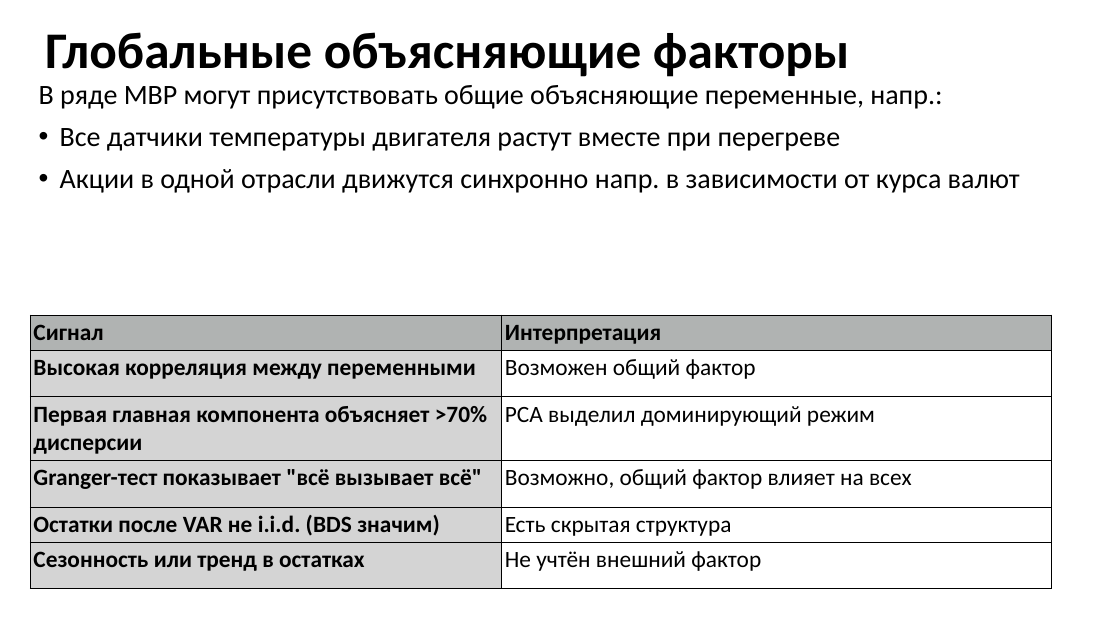
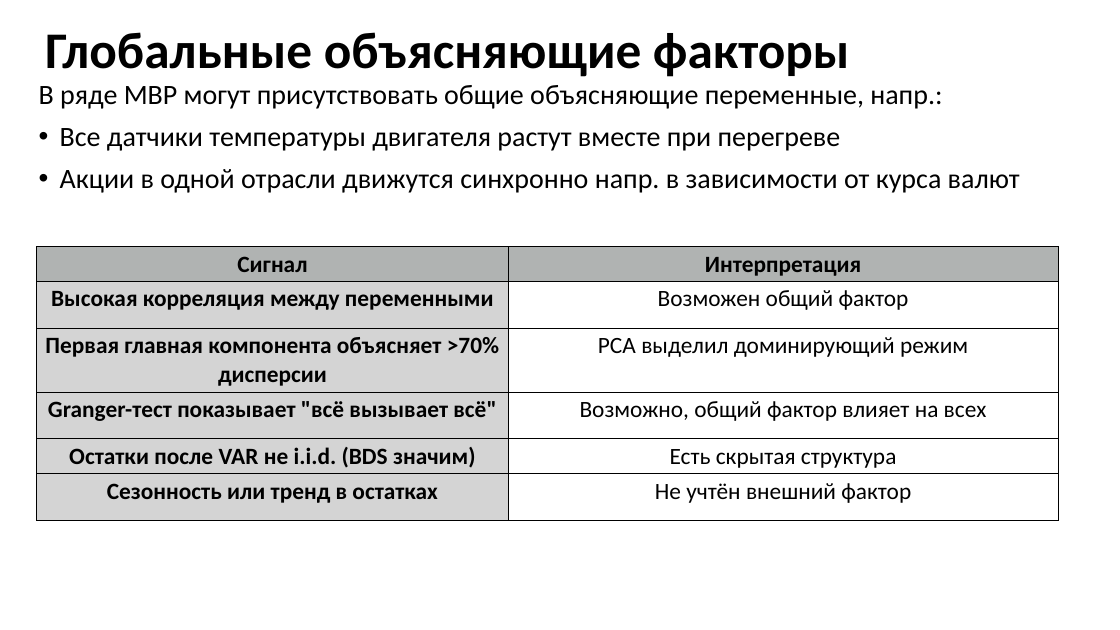
Before and after one commit to MVRonkin/TimeSeriesCourse, a slide deck: slide 14 of 2025/LEC/06-1 многомерные ВР.pptx. Drawn at 1120x630 pixels with LibreOffice and Linux fonts; fonts in the diff are those of the drawing. Boxes give left, top, right and bottom in pixels: in the first picture for what was removed or moved away, otherwise in the second. Text is boxed around its words. In the diff, an @@ line names an element or a change of style, - is before the commit and + after.

```diff
--- a/2025/LEC/06-1 многомерные ВР.pptx
+++ b/2025/LEC/06-1 многомерные ВР.pptx
@@ table at box(37, 247, 1059, 518) @@
@@ alignment left to centre @@
@@ table: place and size @@
-table at box(30, 315, 1052, 586)
+table at box(37, 247, 1059, 518)
```
Also in this commit, not shown: 3 other slides changed, 1 slide added, 12 other files.
